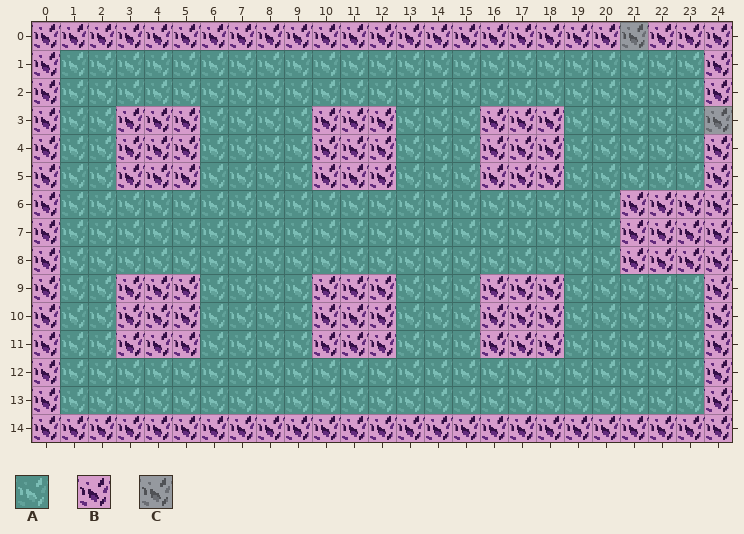
Level history. Tiled map (JSON): assets/graphics/tilesets/room4test.tmj. That is the earlier state.
Cells are 32x32 px. Shown: x 0..24, y 0..14.
Key: from "grassesfour": A 0, B 1, C 3.
_ is an empty cell.
Layer "Kachelebene 1" before, first column x 0:
 0 BBBBBBBBBBBBBBBBBBBBBCBBB
 1 BAAAAAAAAAAAAAAAAAAAAAAAB
 2 BAAAAAAAAAAAAAAAAAAAAAAAB
 3 BAABBBAAAABBBAAABBBAAAAAC
 4 BAABBBAAAABBBAAABBBAAAAAB
 5 BAABBBAAAABBBAAABBBAAAAAB
 6 BAAAAAAAAAAAAAAAAAAAABBBB
 7 BAAAAAAAAAAAAAAAAAAAABBBB
 8 BAAAAAAAAAAAAAAAAAAAABBBB
 9 BAABBBAAAABBBAAABBBAAAAAB
10 BAABBBAAAABBBAAABBBAAAAAB
11 BAABBBAAAABBBAAABBBAAAAAB
12 BAAAAAAAAAAAAAAAAAAAAAAAB
13 BAAAAAAAAAAAAAAAAAAAAAAAB
14 BBBBBBBBBBBBBBBBBBBBBBBBB
New version:
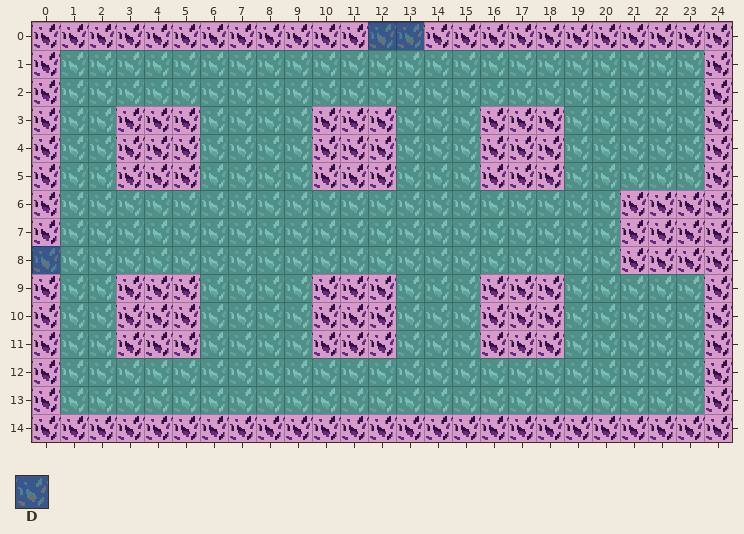
Further tiles: from "grassesfour": D 2.
Difference:
Layer "Kachelebene 1":
y 0: x 12..13 BB -> DD; x 21 C -> B
y 3: x 24 C -> B
y 8: x 0 B -> D
Where, in picture pixels (left, top, right, bottom), the same in both pictures:
changed: (368, 22, 424, 50)
changed: (620, 22, 648, 50)
changed: (704, 106, 732, 134)
changed: (32, 246, 60, 274)
